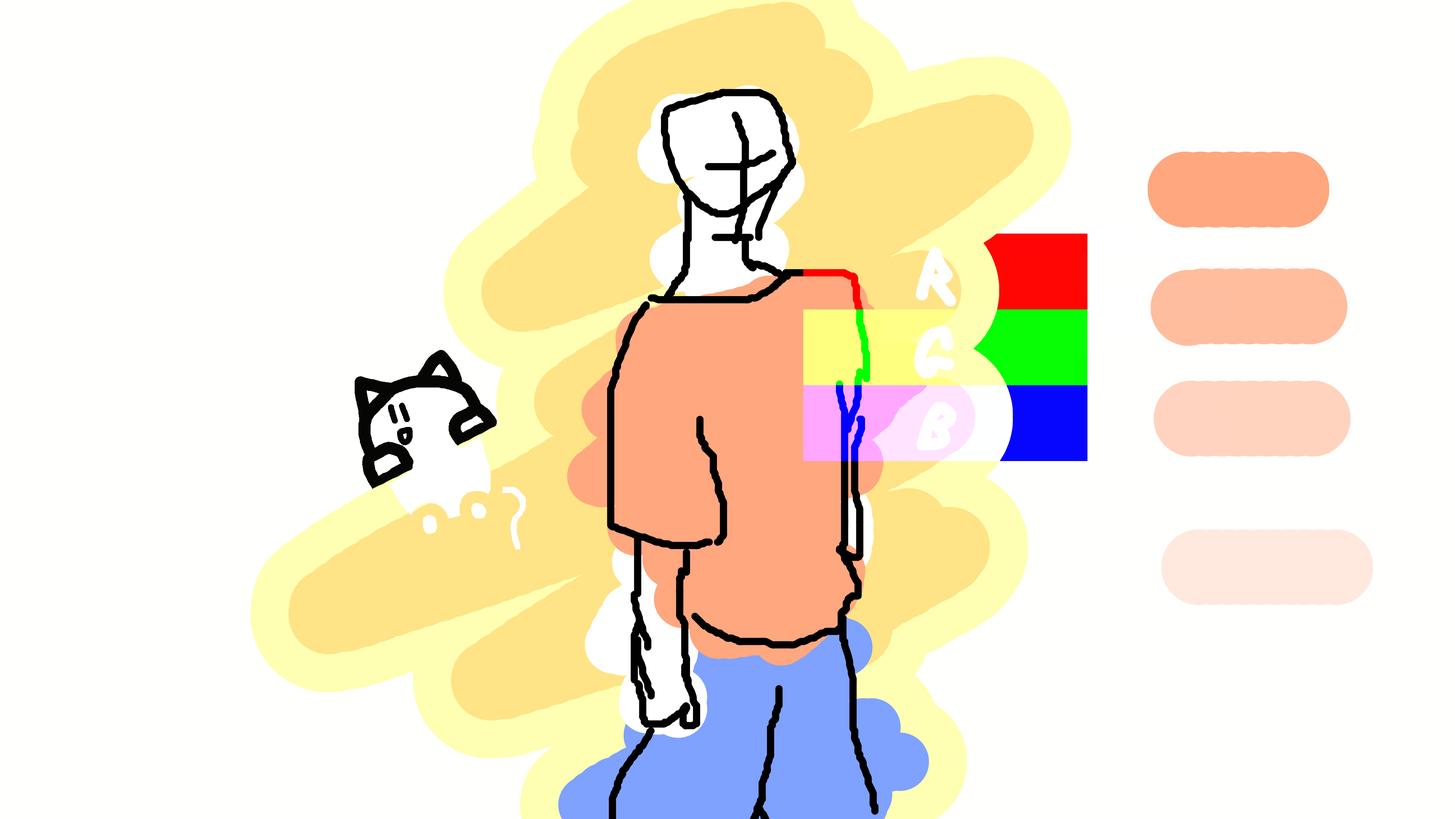
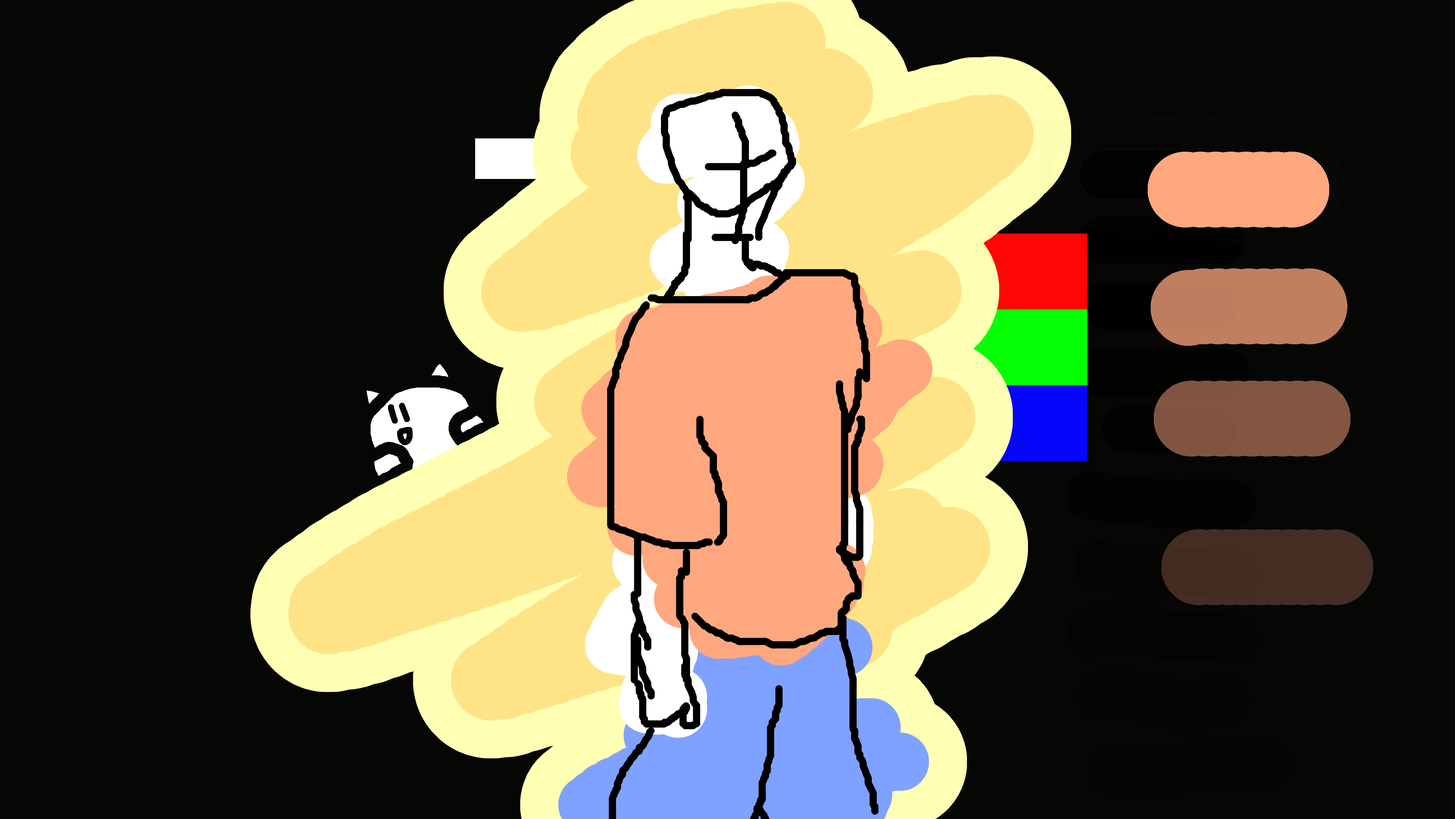
Comparing the layer stacks of the two (1455, 819) images. Changes:
"Background": blend addition → normal, painted on it over 0, 0, 1455, 819
painted on "Paint Layer 1" over 291, 72, 1092, 558
added layer "Paint Layer 2" over 0, 0, 1455, 819
